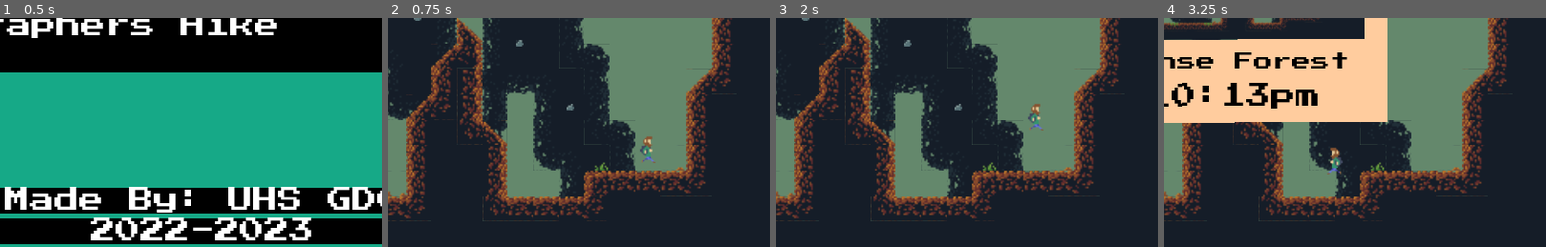
Above: before the commit, frames 1-4 (left to right).
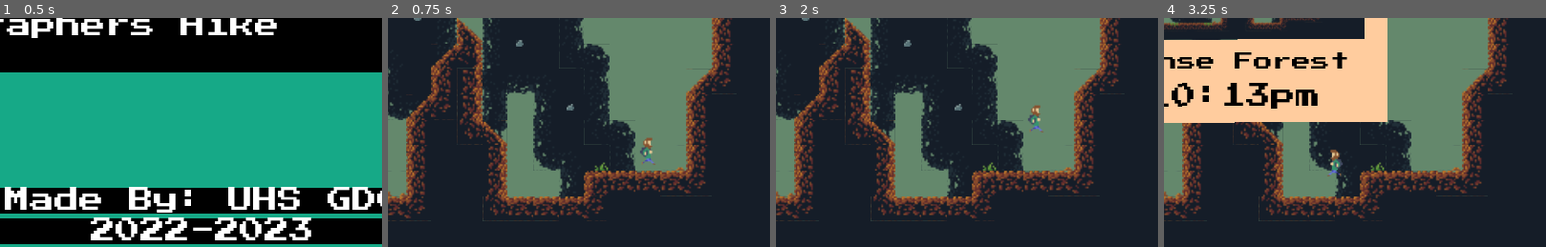
Above: after the commit, the same moments.

Repository: UHSGDC/Photographers-Hike
Game: Godot game, scene res://Game.tscn
The game is run twice, just before and just after one commit, with the same random seed, the same clock (stepped at 60 frames per second) and the same inputs. The engine's default icon, where the game draws it, is replaced by a stand-in: a white triangle on a blue panel in a dark square.
Inputs (mouse positions are % of the whole screen's width and height, from its top left):
- Up to frame 1 (0.5 s): no input
- Up to frame 2 (0.75 s): click "Play" at 0.5 s
- Up to frame 3 (2 s): tap Enter at 1.25 s; move the mouse to (72, 45) at 1.27 s; hold Right (menu_right) from 1.28 s (still down); hold Ctrl (interact) from 1.28 s (still down); click (72, 45) at 1.42 s; tap Space (jump) at 1.52 s
- Up to frame 4 (3.25 s): tap Space (jump) at 2, 2.27 s; move the mouse to (30, 55) at 2.02 s; release Ctrl (interact) at 2.03 s; click (30, 55) at 2.1 s; tap Enter at 2.75 s; move the mouse to (60, 28) at 2.77 s; release Right (menu_right) at 2.78 s; hold A (left) from 2.78 s (still down); tap C (take_picture) at 2.85 s
The pictures show only the part of the screen within x 41-91%, y 50-100%; the shares and areas given below are measured in that part.

Frame 1 is identical in both runs. In frame 2, 0.2% of the frame differs, in the area x 66-70%, y 51-65%; in frame 3, 0.2%; in frame 4, 0.2%, in the area x 42-47%, y 56-70%.

Commit message:
Updated animations to make player sprite centered

Diff:
--- a/PhotographersHike/Player/PlatformingPlayer.tscn
+++ b/PhotographersHike/Player/PlatformingPlayer.tscn
@@ -134,7 +134,7 @@
 "times": PoolRealArray( 0 ),
 "transitions": PoolRealArray( 1 ),
 "update": 1,
-"values": [ Vector2( 0, 2 ) ]
+"values": [ Vector2( 0, -3 ) ]
 }
 
 [sub_resource type="Animation" id=5]
@@ -187,7 +187,7 @@
 "times": PoolRealArray( 0 ),
 "transitions": PoolRealArray( 1 ),
 "update": 0,
-"values": [ Vector2( 0, 0 ) ]
+"values": [ Vector2( 0, -6 ) ]
 }
 
 [sub_resource type="Animation" id=6]
@@ -239,7 +239,7 @@
 "times": PoolRealArray( 0, 0.1 ),
 "transitions": PoolRealArray( 1, 1 ),
 "update": 0,
-"values": [ Vector2( 0, 0 ), Vector2( 0, 3 ) ]
+"values": [ Vector2( 0, -6 ), Vector2( 0, -3 ) ]
 }
 
 [sub_resource type="Animation" id=3]
@@ -292,7 +292,7 @@
 "times": PoolRealArray( 0 ),
 "transitions": PoolRealArray( 1 ),
 "update": 0,
-"values": [ Vector2( 0, 0 ) ]
+"values": [ Vector2( 0, -6 ) ]
 }
 
 [sub_resource type="Animation" id=7]
@@ -344,7 +344,7 @@
 "times": PoolRealArray( 0 ),
 "transitions": PoolRealArray( 1 ),
 "update": 0,
-"values": [ Vector2( 0, 0 ) ]
+"values": [ Vector2( 0, -6 ) ]
 }
 
 [sub_resource type="Animation" id=8]
@@ -413,9 +413,10 @@
 
 [node name="Sprite" type="Sprite" parent="."]
 material = SubResource( 13 )
-position = Vector2( 0, -7 )
+position = Vector2( 0, -1 )
 z_index = 1
 texture = ExtResource( 1 )
+offset = Vector2( 0, -6 )
 hframes = 18
 vframes = 6
 frame = 72
